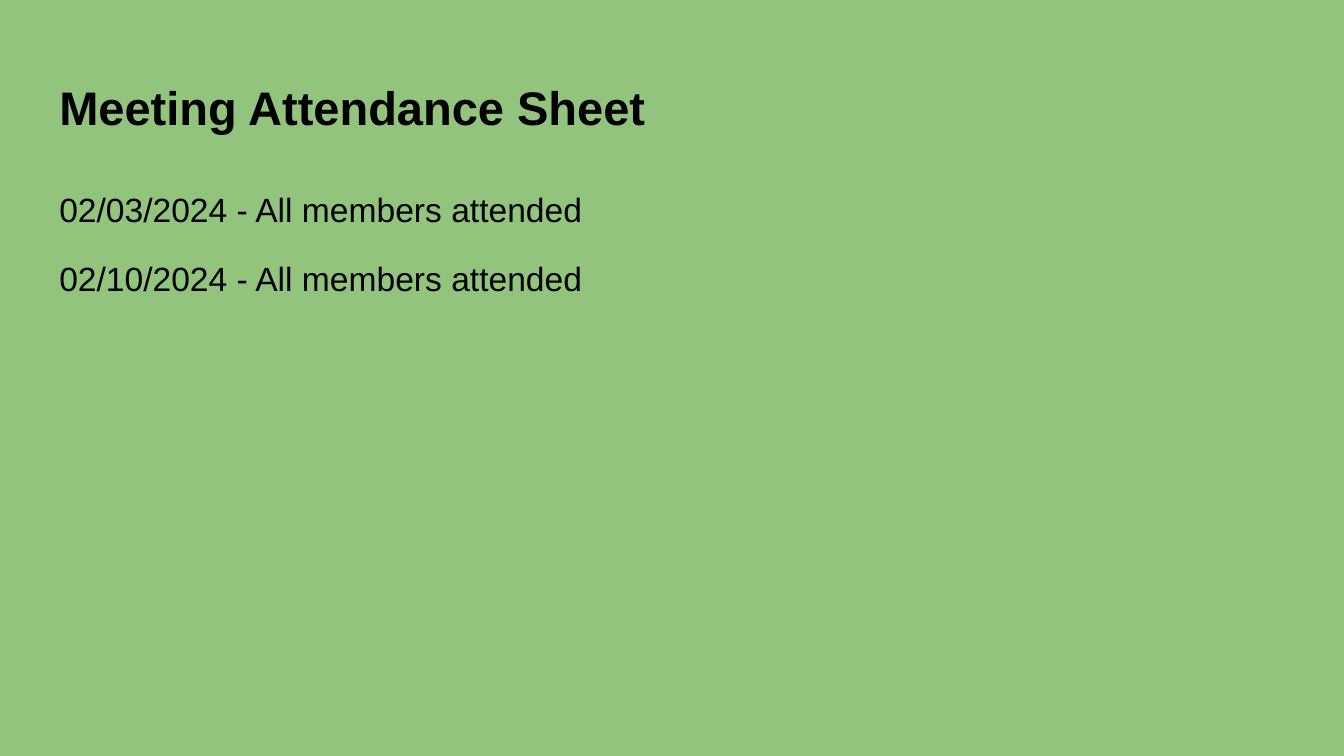
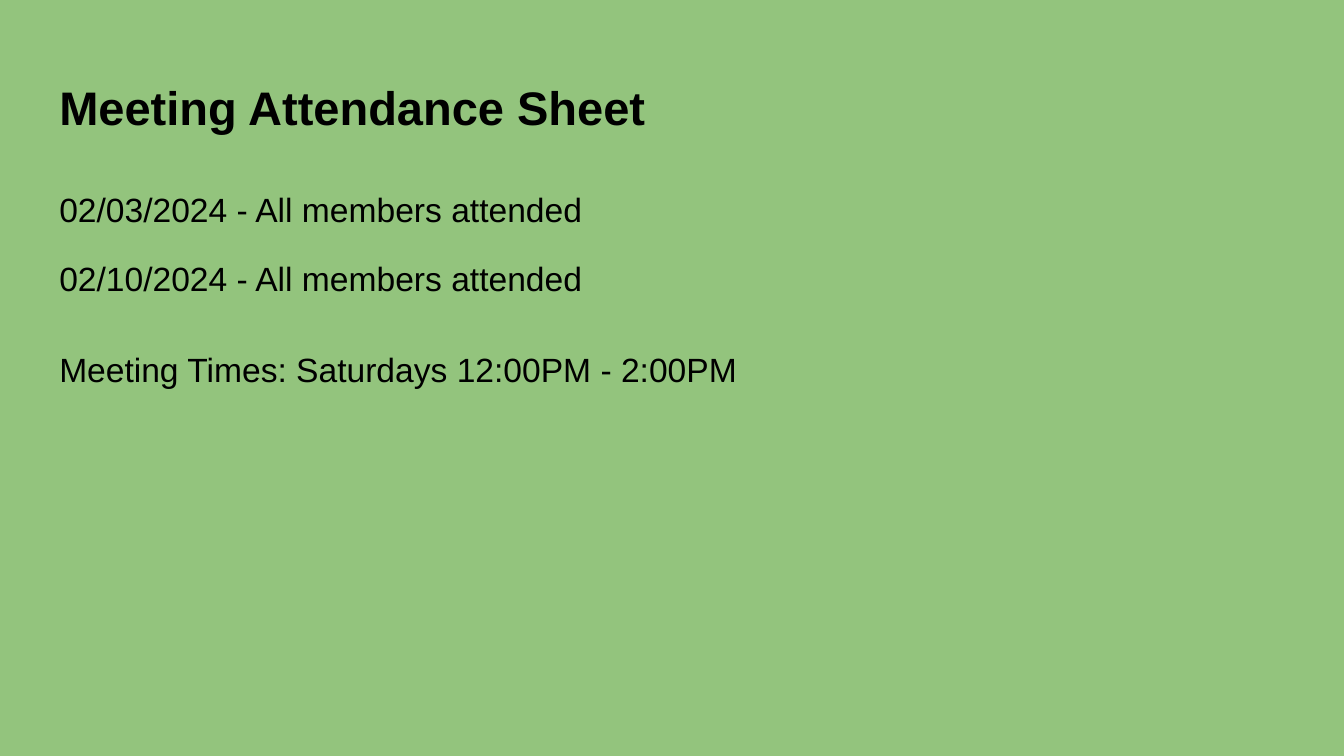
Before and after one commit to OU-CS3560/s24-wordle-fibble-6, a slide deck: slide 7 of _presentations/checkpoint_1.pptx (slide 6 before the commit). Drawn at 1344x756 pixels with LibreOffice and Linux fonts; fonts in the diff are those of the drawing. Boxes give left, top, right and bottom in pixels: in the first picture for what was removed or moved away, otherwise in the second. Text is boxed around its words. In the diff, an @@ line names an element or a change of style, - is before the commit and + after.

```diff
--- a/_presentations/checkpoint_1.pptx
+++ b/_presentations/checkpoint_1.pptx
@@ text at <box>59,357,737,388</box>: paragraph added @@
+Meeting Times: Saturdays 12:00PM - 2:00PM
```
Also in this commit, not shown: 4 other slides changed, 1 slide added.
